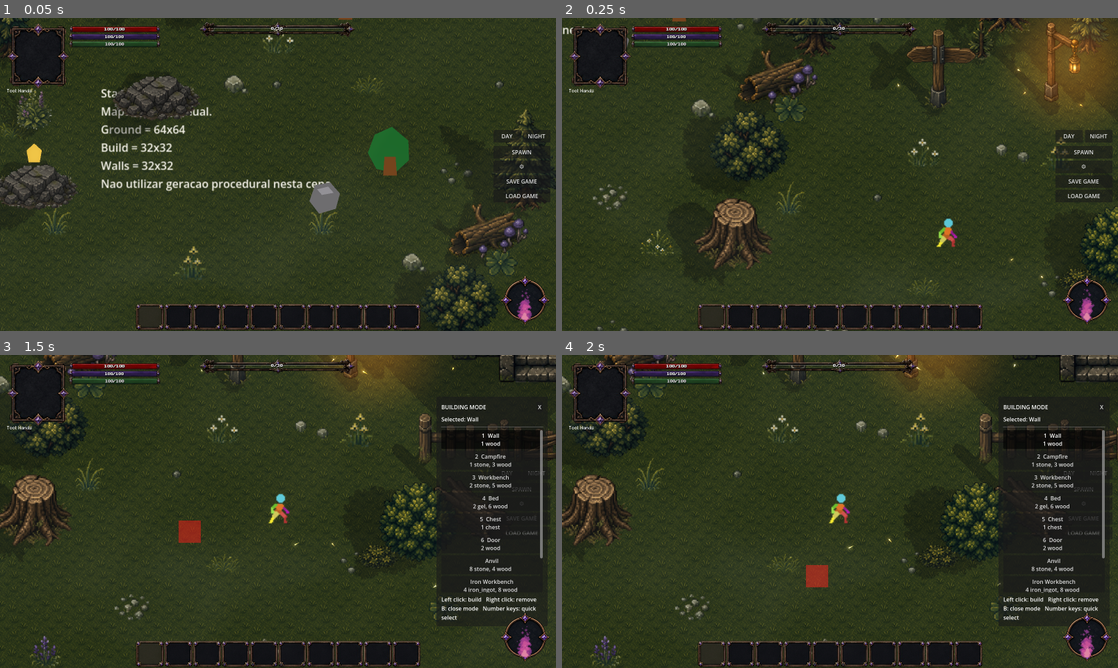
Above: before the commit, frames 1-4 (two rows, left to right).
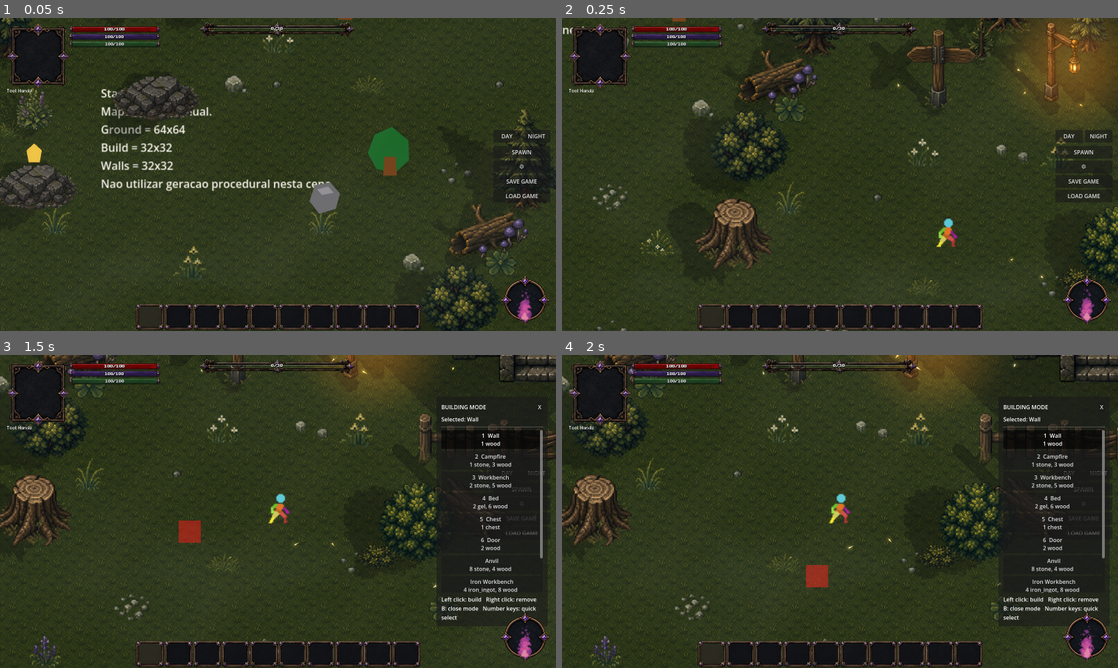
Above: after the commit, the same moments.

Repository: ramonsamagaio/Oathwake-Main
Game: Godot game, scene res://scenes/game/Game.tscn
Two runs of this game, one before a commit and one after it. Both use one fixed random seed, a clock stepped at 60 frames per second and the inputs below. This scene is started directly instead of the project's main scene.
Inputs (mouse positions are in pixels of both pictures, inside the frame that each line leads up to):
- Up to frame 1 (0.05 s): no input
- Up to frame 2 (0.25 s): no input
- Up to frame 3 (1.5 s): tap Enter at 0.5 s; move the mouse to (400, 495) at 0.52 s; hold D 0.53-1.25 s; tap B at 0.6 s; click (400, 495) at 0.67 s; tap Space at 0.77 s; drag from (166, 527) to (250, 574) at 1.27 s
- Up to frame 4 (2 s): no input

The runs differ from the first frame. In frame 1, 0.2% of the frame differs, in the area x 0-96%, y 0-92%; in frame 2, 0.1%; in frame 3, 0.1%; in frame 4, 0.1%.

Commit message:
Suspend solar caster processing during the invisible night window

Diff:
--- a/scripts/world/DayNightCycle.gd
+++ b/scripts/world/DayNightCycle.gd
@@ -12,6 +12,7 @@
 
 var canvas_modulate: CanvasModulate
 var state_label: Label
+var _solar_shadows_are_processing := true
 
 
 func _ready() -> void:
@@ -101,6 +102,7 @@
 func _update_day_night_visuals() -> void:
 	var night_strength := _get_night_strength()
 	var daylight_strength := 1.0 - night_strength
+	var solar_shadow_strength := get_solar_shadow_strength()
 	if canvas_modulate != null:
 		canvas_modulate.color = day_color.lerp(night_color, night_strength)
 	if state_label != null:
@@ -108,7 +110,18 @@
 	for emitter in get_tree().get_nodes_in_group("world_light_emitter"):
 		if emitter != null and emitter.has_method("set_day_night_strength"):
 			emitter.call("set_day_night_strength", night_strength)
+	_sync_solar_shadow_processing(solar_shadow_strength)
 	lighting_state_changed.emit(time_of_day, night_strength, daylight_strength, get_sun_shadow_direction_degrees())
+
+
+func _sync_solar_shadow_processing(solar_shadow_strength: float) -> void:
+	var should_process := solar_shadow_strength > 0.001
+	if should_process == _solar_shadows_are_processing:
+		return
+	_solar_shadows_are_processing = should_process
+	for shadow in get_tree().get_nodes_in_group("projected_shadow_caster"):
+		if shadow != null and shadow.has_method("set_solar_shadow_processing"):
+			shadow.call("set_solar_shadow_processing", should_process)
 
 
 func _get_night_strength() -> float:
